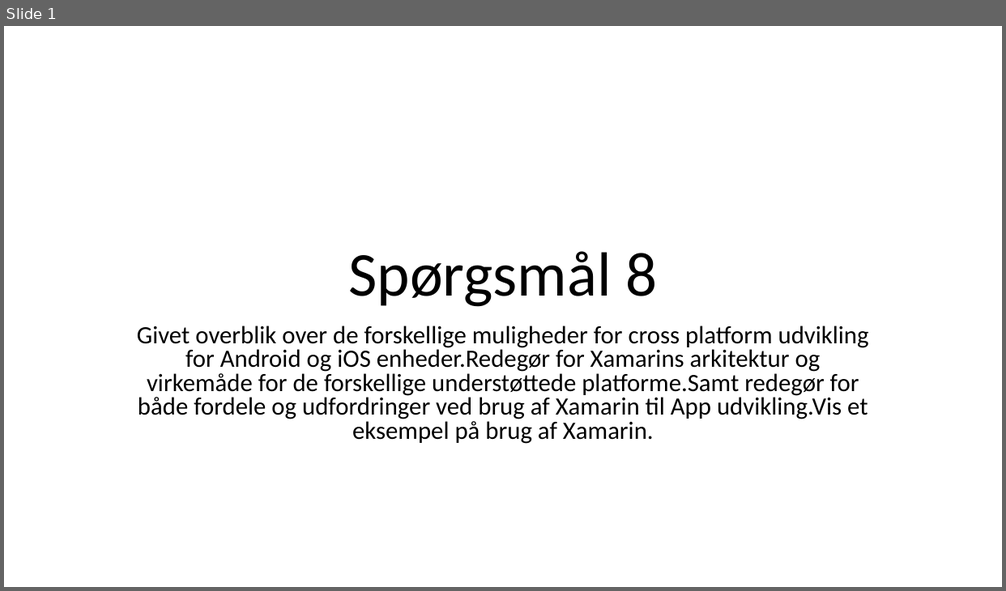
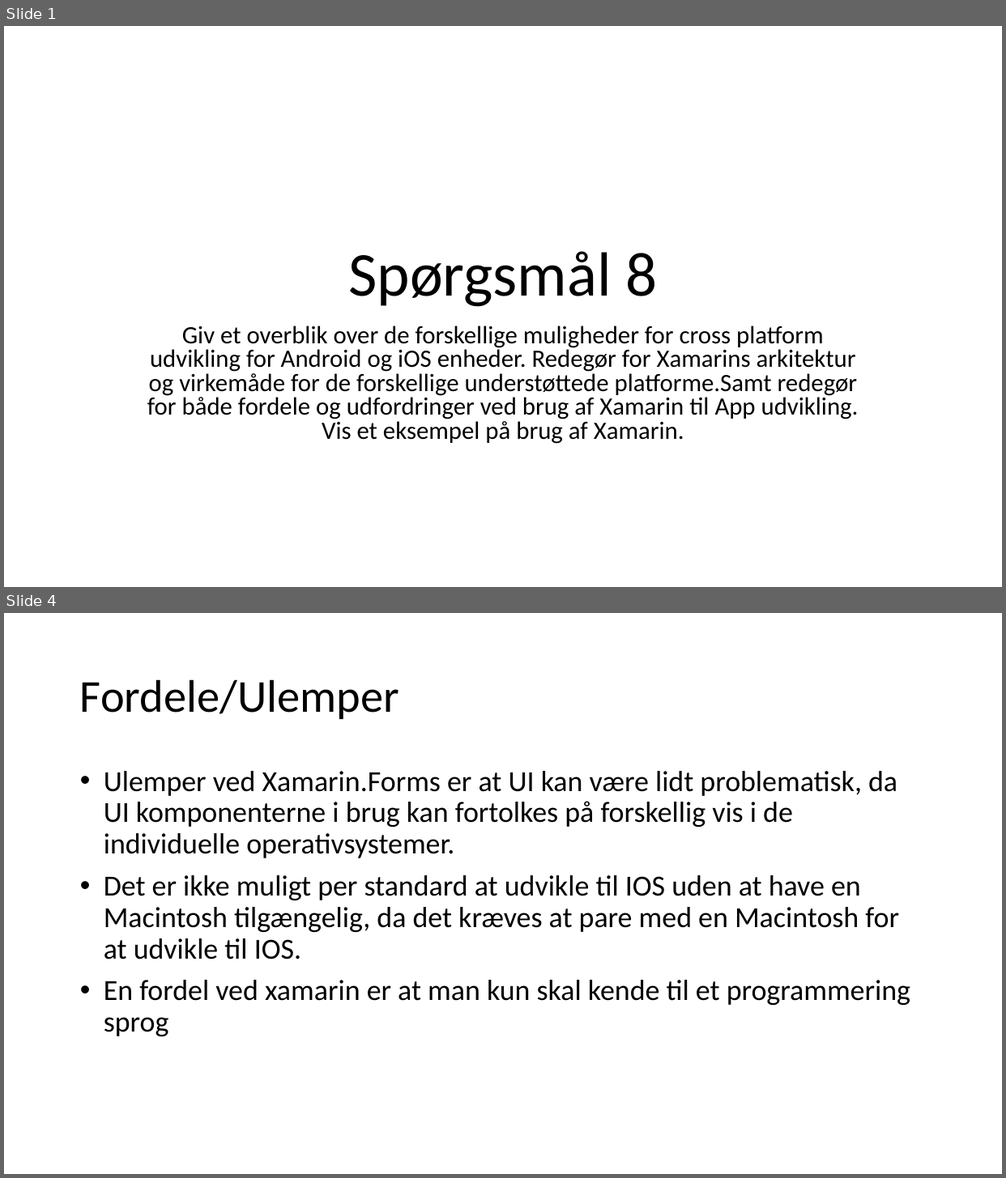
Before and after one commit to AbdulBarakeh/KPU, a slide deck: NEW KPU/KPU/DEM JEG KAN/MÅSKE/Spørgsmål 8.pptx. Shown one above the other, each under a label of ours: slide 1 before the commit, slides 1 and 4 after it; the slides between them are not shown. The pictures are 1006x591 and 1006x1178 pixels, drawn with LibreOffice and Linux fonts; fonts in the diff are those of the drawing. Boxes give left, top, right and bottom in pixels: in the first picture for what was removed or moved away, otherwise in the second. Text is boxed around its words. In the diff, an @@ line names an element or a change of style, - is before the commit and + after.

```diff
--- a/NEW KPU/KPU/DEM JEG KAN/MÅSKE/Spørgsmål 8.pptx
+++ b/NEW KPU/KPU/DEM JEG KAN/MÅSKE/Spørgsmål 8.pptx
@@ slide 4 added at (4,613,1002,1174), background #FFFFFF @@
@@ title added at (80,679,399,719), 44 pt, text #000000 @@
+Fordele/Ulemper
@@ text added at (104,771,910,1037), 28 pt, text #000000 @@
+• Ulemper ved Xamarin.Forms er at UI kan være lidt problematisk, da UI komponenterne i brug kan fortolkes på forskellig vis i de individuelle operativsystemer.
+• Det er ikke muligt per standard at udvikle til IOS uden at have en Macintosh tilgængelig, da det kræves at pare med en Macintosh for at udvikle til IOS.
+• En fordel ved xamarin er at man kun skal kende til et programmering sprog
@@ slide 1 changed as well @@
@@ subtitle at (147,326,859,444): spaces changed @@
-Givet overblik over de forskellige muligheder for cross platform udvikling for Android og iOS enheder.Redegør for Xamarins arkitektur og virkemåde for de forskellige understøttede platforme.Samt redegør for både fordele og udfordringer ved brug af Xamarin til App udvikling.Vis et eksempel på brug af Xamarin.
+Giv et overblik over de forskellige muligheder for cross platform udvikling for Android og iOS enheder. Redegør for Xamarins arkitektur og virkemåde for de forskellige understøttede platforme.Samt redegør for både fordele og udfordringer ved brug af Xamarin til App udvikling. Vis et eksempel på brug af Xamarin.
```
Also in this commit, not shown: 5 other slides added, 1 other file.
